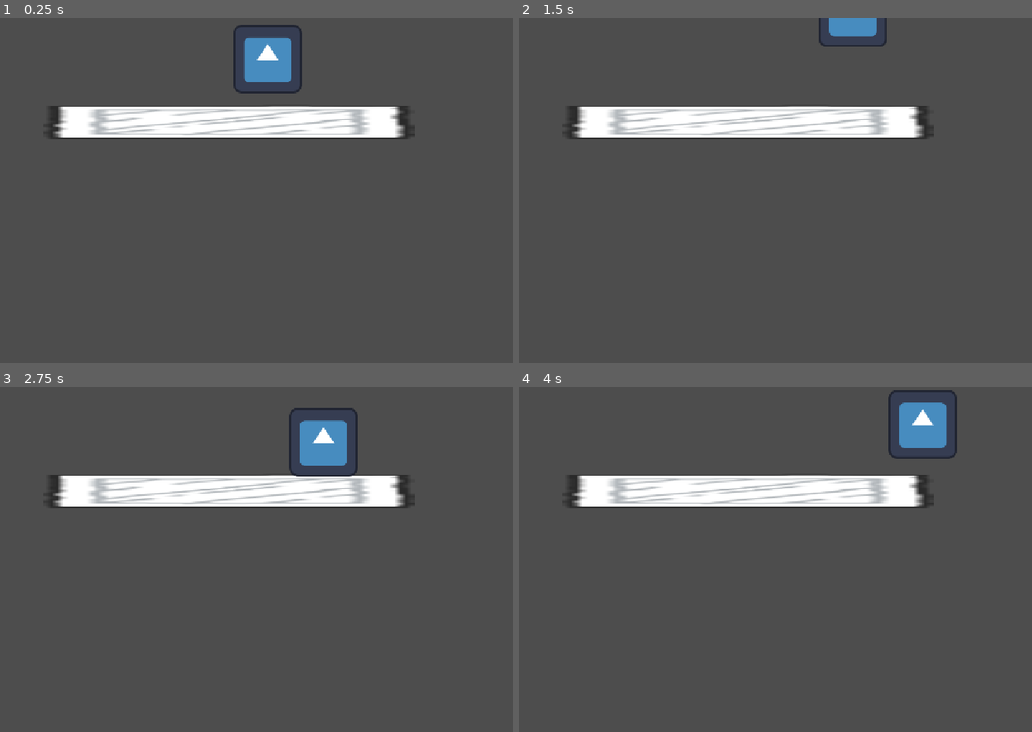
Above: before the commit, frames 1-4 (two rows, left to right).
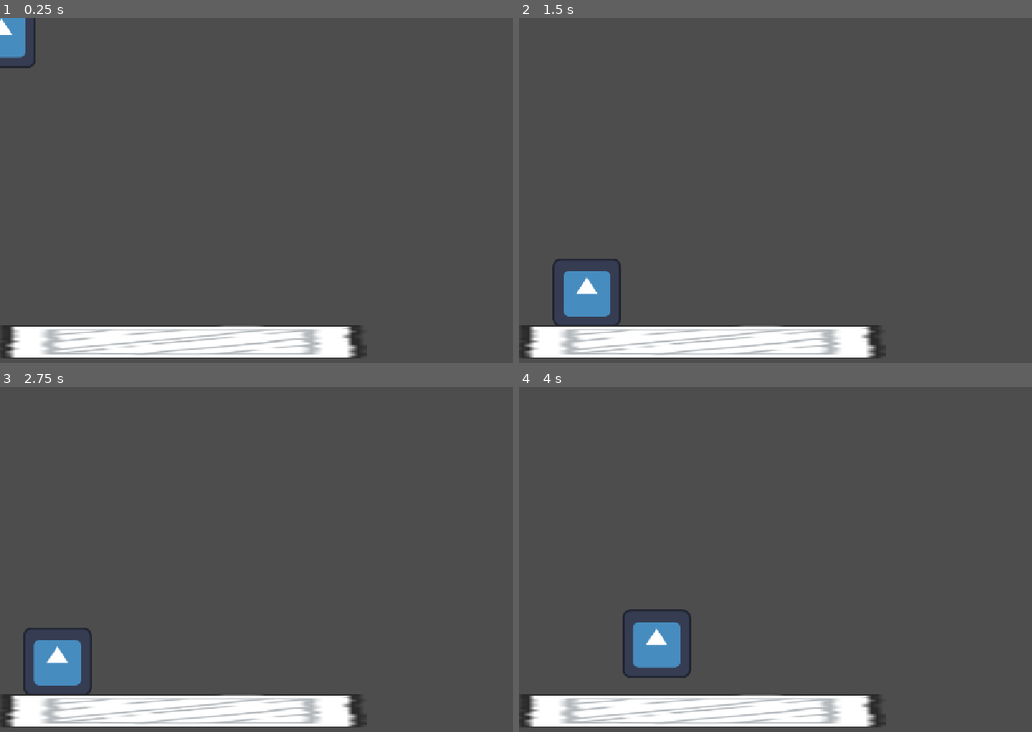
Above: after the commit, the same moments.

Repository: SousasaurusGamer/bounce-back
Game: Godot game, scene res://nivel_1.tscn
The game is run twice, just before and just after one commit, with the same random seed, the same clock (stepped at 60 frames per second) and the same inputs. This scene is started directly instead of the project's main scene. The engine's default icon, where the game draws it, is replaced by a stand-in: a white triangle on a blue panel in a dark square.
Inputs:
- Up to frame 1 (0.25 s): no input
- Up to frame 2 (1.5 s): hold Right (ui_right) from 0.53 s (still down); tap Up (ui_up) at 0.77 s
- Up to frame 3 (2.75 s): tap Up (ui_up) at 1.52 s; release Right (ui_right) at 2.03 s; hold Left (ui_left) from 2.03 s (still down)
- Up to frame 4 (4 s): release Left (ui_left) at 2.78 s; hold Right (ui_right) from 2.78 s (still down); tap Up (ui_up) at 3.02, 3.77 s

The runs differ from the first frame. In frame 1, 15% of the frame differs, in the area x 0-81%, y 0-99%; in frame 2, 15%; in frame 3, 16%; in frame 4, 16%, in the area x 0-86%, y 0-99%.

Commit message:
feat: actualizar escenas de Brayan y nivel 1

Diff:
--- a/brayan.tscn
+++ b/brayan.tscn
@@ -13,5 +13,4 @@
 texture = ExtResource("2_w461k")
 
 [node name="CollisionShape2D" type="CollisionShape2D" parent="." unique_id=1774688832]
-position = Vector2(-0.5, -0.5)
 shape = SubResource("RectangleShape2D_op1xx")
--- a/nivel_1.tscn
+++ b/nivel_1.tscn
@@ -5,8 +5,8 @@
 
 [node name="nivel 1" type="Node2D" unique_id=1777481785]
 
-[node name="StaticBody2D" parent="." unique_id=1916798655 instance=ExtResource("1_xi31o")]
-position = Vector2(427, 194)
+[node name="Brayan" parent="." unique_id=713056017 instance=ExtResource("2_eciuy")]
+position = Vector2(3, 1)
 
-[node name="Brayan" parent="." unique_id=713056017 instance=ExtResource("2_eciuy")]
-position = Vector2(499, 48)
+[node name="piso" parent="." unique_id=1916798655 instance=ExtResource("1_xi31o")]
+position = Vector2(338, 604)
--- a/piso.tscn
+++ b/piso.tscn
@@ -1,11 +1,13 @@
 [gd_scene format=3 uid="uid://dak101g8e50u2"]
 
 [ext_resource type="Texture2D" uid="uid://cim03nx5sn5hp" path="res://kenney_scribble-platformer-expansion_1.0/PNG/Default/block_glass.png" id="1_ho27h"]
+[ext_resource type="Script" uid="uid://drekluvxmrb0a" path="res://piso.gd" id="1_rf48w"]
 
 [sub_resource type="RectangleShape2D" id="RectangleShape2D_op1xx"]
 size = Vector2(704, 59)
 
-[node name="StaticBody2D" type="StaticBody2D" unique_id=1916798655]
+[node name="piso" type="StaticBody2D" unique_id=1916798655]
+script = ExtResource("1_rf48w")
 
 [node name="BlockGlass" type="Sprite2D" parent="." unique_id=1044548259]
 position = Vector2(-0.49998474, 0)
